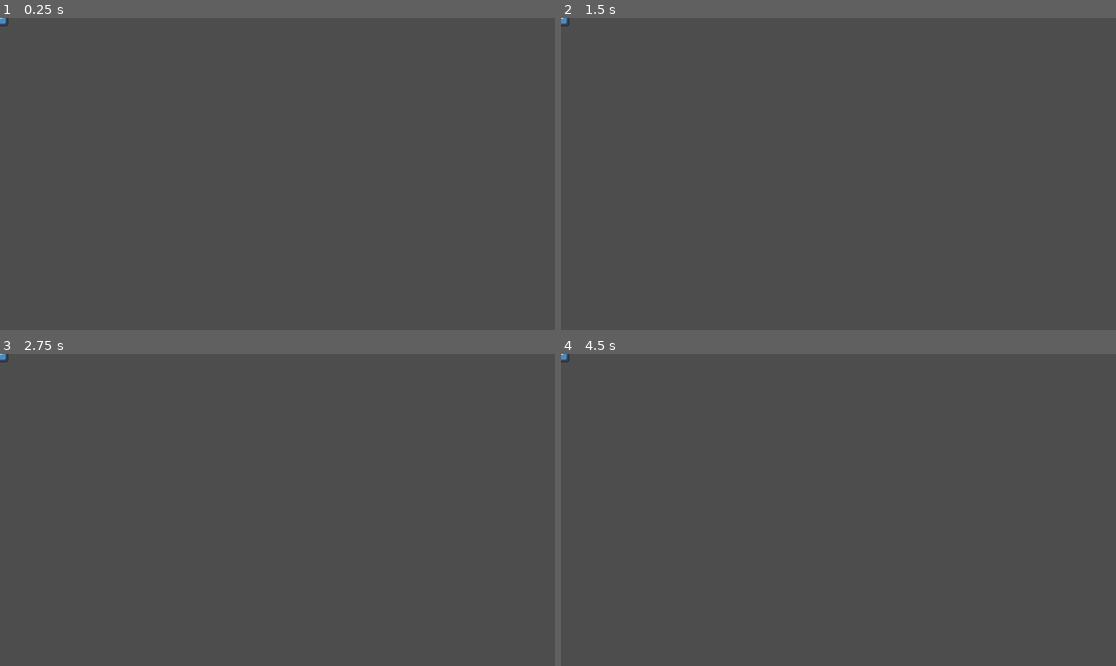
Above: before the commit, frames 1-4 (two rows, left to right).
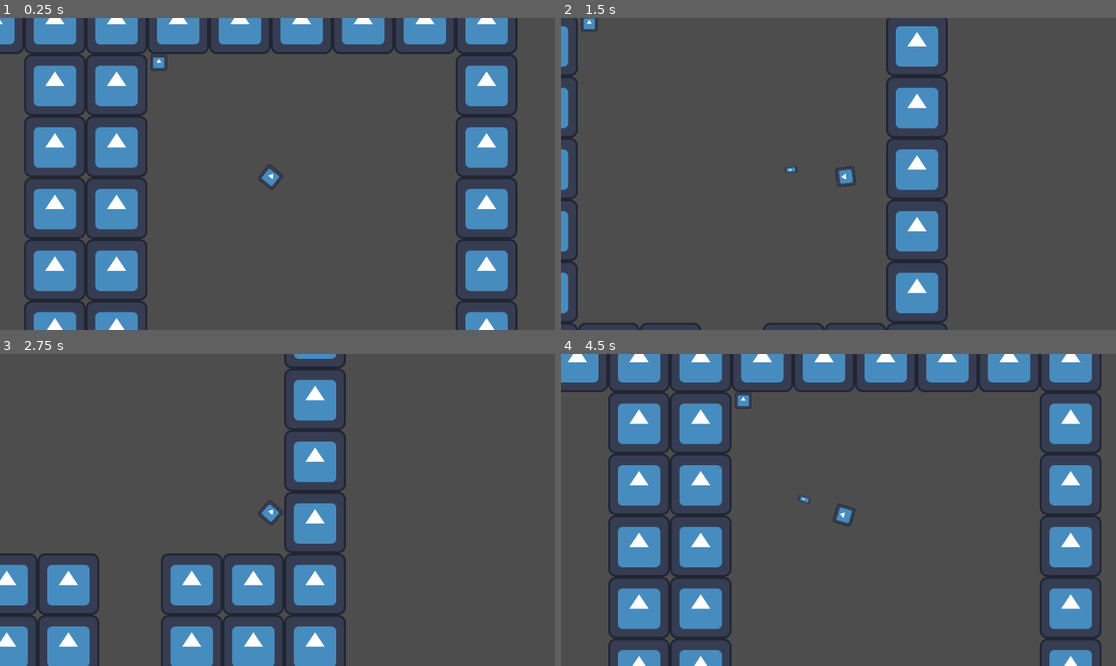
Above: after the commit, the same moments.

Repository: FaellEmiliano/Projeto_Jogo
Game: Godot game, scene res://Mundo.tscn
Same seed, same stepped clock (60 frames per second), same inputs: the game is played once before the commit and once after it. Before the commit the project starts from res://enimy.tscn. The engine's default icon, where the game draws it, is replaced by a stand-in: a white triangle on a blue panel in a dark square.
Inputs (mouse positions are in pixels of both pictures, inside the frame that each line leads up to):
- Up to frame 1 (0.25 s): no input
- Up to frame 2 (1.5 s): move the mouse to (960, 158) at 0.52 s; hold Right (mov_direita) 0.53-1.28 s; click (960, 158) at 0.67 s; move the mouse to (727, 189) at 1.27 s; hold S (mov_baixo) from 1.28 s (still down); click (727, 189) at 1.42 s
- Up to frame 3 (2.75 s): move the mouse to (333, 441) at 2.02 s; release S (mov_baixo) at 2.03 s; hold Right (mov_direita) from 2.03 s (still down); click (333, 441) at 2.17 s
- Up to frame 4 (4.5 s): tap Enter at 2.75 s; move the mouse to (810, 572) at 2.77 s; release Right (mov_direita) at 2.78 s; hold Up (mov_cima) 2.78-3.53 s; click (810, 572) at 2.92 s; move the mouse to (1005, 556) at 3.52 s; hold A (mov_esquerda) from 3.53 s (still down); click (1005, 556) at 3.67 s; move the mouse to (672, 463) at 4.27 s; click (672, 463) at 4.42 s

The runs differ from the first frame. In frame 1, 24% of the frame differs, in the area x 0-94%, y 0-100%; in frame 2, 8.4%; in frame 3, 16%; in frame 4, 25%, in the area x 0-98%, y 0-100%.

Commit message:
Adicionado: Inimigos no mapa(Teste) e sistema de vida dos inimigos

Diff:
--- a/Mundo.tscn
+++ b/Mundo.tscn
@@ -11,14 +11,15 @@
 scale = Vector2(2, 2)
 
 [node name="Camera2D" type="Camera2D" parent="jogador"]
-position = Vector2(0, -7.5)
+position = Vector2(3.5, -7)
 scale = Vector2(0.5, 0.5)
-zoom = Vector2(0.3, 0.3)
 rotation_smoothing_enabled = true
 
-[node name="Desenhador" type="Node2D" parent="."]
+[node name="Gerenciador_mapa" type="Node2D" parent="."]
 script = ExtResource("2_fw4w5")
 "gerador_nó" = NodePath("Gerador_mapa")
+camera_node = NodePath("../jogador/Camera2D")
 
-[node name="Gerador_mapa" parent="Desenhador" instance=ExtResource("4_aou4a")]
+[node name="Gerador_mapa" parent="Gerenciador_mapa" instance=ExtResource("4_aou4a")]
 position = Vector2(0, -3)
+"Tamanho_Mínimo" = 15
--- a/Personagem.tscn
+++ b/Personagem.tscn
@@ -5,13 +5,12 @@
 
 [sub_resource type="RectangleShape2D" id="RectangleShape2D_kbydu"]
 
-[sub_resource type="Animation" id="Animation_u0opb"]
-resource_name = "death"
-loop_mode = 2
+[sub_resource type="Animation" id="Animation_y0rq2"]
+length = 0.001
 tracks/0/type = "value"
 tracks/0/imported = false
 tracks/0/enabled = true
-tracks/0/path = NodePath("Sprite2D:texture")
+tracks/0/path = NodePath("sprite:texture")
 tracks/0/interp = 1
 tracks/0/loop_wrap = true
 tracks/0/keys = {
@@ -23,7 +22,7 @@
 tracks/1/type = "value"
 tracks/1/imported = false
 tracks/1/enabled = true
-tracks/1/path = NodePath("Sprite2D:hframes")
+tracks/1/path = NodePath("sprite:hframes")
 tracks/1/interp = 1
 tracks/1/loop_wrap = true
 tracks/1/keys = {
@@ -35,7 +34,7 @@
 tracks/2/type = "value"
 tracks/2/imported = false
 tracks/2/enabled = true
-tracks/2/path = NodePath("Sprite2D:frame")
+tracks/2/path = NodePath("sprite:frame")
 tracks/2/interp = 1
 tracks/2/loop_wrap = true
 tracks/2/keys = {
@@ -45,12 +44,13 @@
 "values": [0]
 }
 
-[sub_resource type="Animation" id="Animation_y0rq2"]
-length = 0.001
+[sub_resource type="Animation" id="Animation_u0opb"]
+resource_name = "death"
+loop_mode = 2
 tracks/0/type = "value"
 tracks/0/imported = false
 tracks/0/enabled = true
-tracks/0/path = NodePath("Sprite2D:texture")
+tracks/0/path = NodePath("sprite:texture")
 tracks/0/interp = 1
 tracks/0/loop_wrap = true
 tracks/0/keys = {
@@ -62,7 +62,7 @@
 tracks/1/type = "value"
 tracks/1/imported = false
 tracks/1/enabled = true
-tracks/1/path = NodePath("Sprite2D:hframes")
+tracks/1/path = NodePath("sprite:hframes")
 tracks/1/interp = 1
 tracks/1/loop_wrap = true
 tracks/1/keys = {
@@ -74,7 +74,7 @@
 tracks/2/type = "value"
 tracks/2/imported = false
 tracks/2/enabled = true
-tracks/2/path = NodePath("Sprite2D:frame")
+tracks/2/path = NodePath("sprite:frame")
 tracks/2/interp = 1
 tracks/2/loop_wrap = true
 tracks/2/keys = {
@@ -92,12 +92,14 @@
 
 [node name="personagem" type="CharacterBody2D" groups=["character"]]
 script = ExtResource("1_u0opb")
+speed = null
 veloc_tiro = 1000
+fire_rate = null
 
 [node name="CollisionShape2D" type="CollisionShape2D" parent="."]
 shape = SubResource("RectangleShape2D_kbydu")
 
-[node name="Sprite2D" type="Sprite2D" parent="."]
+[node name="sprite" type="Sprite2D" parent="."]
 scale = Vector2(0.15625, 0.15625)
 texture = ExtResource("2_y0rq2")
 
--- a/desenhador.gd
+++ b/desenhador.gd
@@ -2,6 +2,7 @@
 
 #globais
 @export var gerador_nó :NodePath
+@export var camera_node : NodePath
 var sala = load("res://sala.tscn")
 var sala_const = sala.instantiate()
 var pos_anterior := Vector2i(0,0)
@@ -43,6 +44,7 @@
 func posicionar_sala(pos :Vector2i, flag :bool) -> void:
 	var sala_inst = sala.instantiate()
 	sala_inst.position = pos * sala_const.get_node("TileMapLayer").tile_set.tile_size * offset
+	sala_inst.position = pos * sala_const.get_node("TileMapLayer").tile_set.tile_size * offset
 	add_child(sala_inst)
 	if flag:
 		get_parent().get_node("jogador").position = sala_inst.position
@@ -50,14 +52,13 @@
 	var vizinhos = pegar_vizinhos(pos)
 	for c in vizinhos:
 		if c == "N":
-			sala_inst.remove_child(sala_inst.get_node("porta_norte"))
+			sala_inst.remove_child(sala_inst.get_node("conexao_norte"))
 		if c == "S":
-			sala_inst.remove_child(sala_inst.get_node("porta_sul"))
+			sala_inst.remove_child(sala_inst.get_node("conexao_sul"))
 		if c == "L":
-			sala_inst.remove_child(sala_inst.get_node("porta_leste"))
+			sala_inst.remove_child(sala_inst.get_node("conexao_leste"))
 		if c == "O":
-			sala_inst.remove_child(sala_inst.get_node("porta_oeste"))
-
+			sala_inst.remove_child(sala_inst.get_node("conexao_oeste"))
 
 func _ready() -> void:
 	for x in mapa.size():
--- a/enimy.tscn
+++ b/enimy.tscn
@@ -12,14 +12,15 @@
 @export_category(\"object\")
 @export var _texture: Sprite2D = null
 @export var _animation: AnimationPlayer = null
-
-func _on_detectio_area_body_entered(_body) -> void:
-	if is_in_group(\"character\"):
+@export var vida :int = 1000
+
+func _on_detection_area_body_entered(_body) -> void:
+	if _body.is_in_group(\"character\"):
 		_player_ref = _body
 
 
 func _on_detection_area_body_exited(_body) -> void:
-	if is_in_group(\"character\"):
+	if _body.is_in_group(\"character\"):
 		_player_ref = null
 
 func _physics_process(_delta: float) -> void:
@@ -33,7 +34,7 @@
 			return
 		var _direction: Vector2 = global_position.direction_to(_player_ref.global_position)
 		var _distance: float = global_position.distance_to(_player_ref.global_position)
-		velocity = _direction * 100
+		velocity = _direction * 300
 		move_and_slide()
 
 
@@ -49,12 +50,18 @@
 		return
 
 	_animation.play(\"stand\")
-func health() -> void:
+func morte() -> void:
 	_is_dead = true
 	_animation.play(\"death\")
-
-func _on_animation_finished(_anim_name: String) -> void:
 	queue_free()
+
+func _on_animation_player_animation_finished(_anim_name: StringName) -> void:
+	queue_free()
+
+func dano(Dano:int)-> void:
+	vida -= Dano
+	if vida <= 0:
+		morte()
 "
 
 [sub_resource type="RectangleShape2D" id="RectangleShape2D_bjbex"]
@@ -233,30 +240,37 @@
 [sub_resource type="CircleShape2D" id="CircleShape2D_kramk"]
 radius = 202.35612
 
-[node name="Node2D" type="Node2D"]
-
-[node name="enimy" type="CharacterBody2D" parent="." node_paths=PackedStringArray("_texture", "_animation") groups=["Enimy", "character", "enimy"]]
+[node name="enimy" type="CharacterBody2D" node_paths=PackedStringArray("_texture", "_animation") groups=["Enimy", "enimy"]]
 script = SubResource("GDScript_ybwhg")
 _texture = NodePath("Sprite2D")
 _animation = NodePath("AnimationPlayer")
 
-[node name="Sprite2D" type="Sprite2D" parent="enimy"]
+[node name="CollisionShape2D" type="CollisionShape2D" parent="."]
+show_behind_parent = true
+shape = SubResource("RectangleShape2D_bjbex")
+
+[node name="Hitbox" type="Area2D" parent="."]
+
+[node name="CollisionShape2D" type="CollisionShape2D" parent="Hitbox"]
+show_behind_parent = true
+shape = SubResource("RectangleShape2D_bjbex")
+
+[node name="Sprite2D" type="Sprite2D" parent="."]
 scale = Vector2(0.265625, 0.265625)
 texture = ExtResource("2_uas41")
 
-[node name="CollisionShape2D" type="CollisionShape2D" parent="enimy"]
-visible = false
-show_behind_parent = true
-shape = SubResource("RectangleShape2D_bjbex")
-
-[node name="AnimationPlayer" type="AnimationPlayer" parent="enimy"]
+[node name="AnimationPlayer" type="AnimationPlayer" parent="."]
 libraries = {
 &"": SubResource("AnimationLibrary_uama8")
 }
 autoplay = "walk"
 
-[node name="DetectionArea" type="Area2D" parent="."]
+[node name="DetectionArea" type="Area2D" parent="." groups=["Enimy", "enimy"]]
 
 [node name="CollisionShape2D" type="CollisionShape2D" parent="DetectionArea"]
 show_behind_parent = true
 shape = SubResource("CircleShape2D_kramk")
+
+[connection signal="animation_finished" from="AnimationPlayer" to="." method="_on_animation_player_animation_finished"]
+[connection signal="body_entered" from="DetectionArea" to="." method="_on_detection_area_body_entered"]
+[connection signal="body_exited" from="DetectionArea" to="." method="_on_detection_area_body_exited"]
--- a/personagem.gd
+++ b/personagem.gd
@@ -2,9 +2,9 @@
 
 @export_range(0,10000,200) var speed:int = 400
 @export var veloc_tiro = 300
-@export var fire_rate = 0.5
+@export var fire_rate :float = 0.5
 var tiro = load("res://tiro.tscn")
-var timer = 0.0
+var timer :float = 0.0
 var is_dead: bool = false
 var _state_machine
 
@@ -20,9 +20,9 @@
 	_state_machine= $StateMachine
 
 func atirar():
-	if Input.is_mouse_button_pressed(MOUSE_BUTTON_LEFT) and timer<0:
+	if Input.is_mouse_button_pressed(MOUSE_BUTTON_LEFT) and timer<=0:
 		var instancia_tiro = tiro.instantiate()
-		instancia_tiro.global_position = global_position
+		instancia_tiro.global_position = global_position + Vector2(0,-64).rotated(rotation)
 		instancia_tiro.rotation = rotation
 		instancia_tiro.direcao = Vector2.UP.rotated(rotation)
 		instancia_tiro.veloc = veloc_tiro
@@ -36,8 +36,7 @@
 func _physics_process(delta):
 	if is_dead:
 		return
-
-	timer-= delta
+	timer -= delta
 	movimentacao()
 	look_at(get_global_mouse_position())
 	rotation += PI/2
--- a/project.godot
+++ b/project.godot
@@ -11,7 +11,7 @@
 [application]
 
 config/name="Projeto jogo IFSP"
-run/main_scene="uid://d2yw5ewoqqtis"
+run/main_scene="uid://byqnwlovbxr01"
 config/features=PackedStringArray("4.5", "Forward Plus")
 config/icon="res://icon.svg"
 
@@ -19,6 +19,7 @@
 
 character=""
 Enimy=""
+Ataque=""
 
 [input]
 
--- /dev/null
+++ b/sala.gd
@@ -0,0 +1,23 @@
+extends Node2D
+var player_entrou :bool = false
+
+
+func _on_area_sala_body_exited(body: Node2D) -> void:
+	if body.is_in_group("enimy"):
+		abrir_portas()
+
+func fechar_portas():
+	add_child(get_node("portas"))
+
+func abrir_portas():
+	remove_child(get_node("portas"))
+
+
+
+func _ready() -> void:
+	abrir_portas()
+
+
+func _on_area_sala_body_entered(body: Node2D) -> void:
+	if body.is_in_group("character"):
+		fechar_portas()
--- a/sala.tscn
+++ b/sala.tscn
@@ -1,42 +1,88 @@
-[gd_scene load_steps=4 format=4 uid="uid://b1j42d7a8wjtd"]
+[gd_scene load_steps=7 format=4 uid="uid://b1j42d7a8wjtd"]
 
+[ext_resource type="Script" uid="uid://dtg5pnv470cbe" path="res://sala.gd" id="1_num3o"]
 [ext_resource type="Texture2D" uid="uid://br8bv3rwc2flx" path="res://icon.svg" id="1_qkma5"]
+[ext_resource type="PackedScene" uid="uid://d2yw5ewoqqtis" path="res://enimy.tscn" id="2_8p6ll"]
 
 [sub_resource type="TileSetAtlasSource" id="TileSetAtlasSource_8p6ll"]
 texture = ExtResource("1_qkma5")
 texture_region_size = Vector2i(128, 128)
 0:0/0 = 0
+0:0/0/physics_layer_0/polygon_0/points = PackedVector2Array(-64, -64, 64, -64, 64, 64, -64, 64)
 
 [sub_resource type="TileSet" id="TileSet_num3o"]
 tile_size = Vector2i(128, 128)
+physics_layer_0/collision_layer = 1
 sources/0 = SubResource("TileSetAtlasSource_8p6ll")
 
+[sub_resource type="RectangleShape2D" id="RectangleShape2D_8p6ll"]
+size = Vector2(675, 681)
+
 [node name="Sala" type="Node2D"]
+script = ExtResource("1_num3o")
 
 [node name="TileMapLayer" type="TileMapLayer" parent="."]
 tile_map_data = PackedByteArray("AAADAAIAAAAAAAAAAAADAAEAAAAAAAAAAAADAP//AAAAAAAAAAADAP7/AAAAAAAAAAADAP3/AAAAAAAAAAACAP …(240 unchanged characters)…
 tile_set = SubResource("TileSet_num3o")
 
-[node name="porta_leste" type="Node2D" parent="."]
+[node name="conexao_leste" type="Node2D" parent="."]
 
-[node name="TileMapLayer" type="TileMapLayer" parent="porta_leste"]
+[node name="TileMapLayer" type="TileMapLayer" parent="conexao_leste"]
 tile_map_data = PackedByteArray("AAADAAAAAAAAAAAAAAA=")
 tile_set = SubResource("TileSet_num3o")
 
-[node name="porta_oeste" type="Node2D" parent="."]
+[node name="conexao_oeste" type="Node2D" parent="."]
 
-[node name="TileMapLayer" type="TileMapLayer" parent="porta_oeste"]
+[node name="TileMapLayer" type="TileMapLayer" parent="conexao_oeste"]
 tile_map_data = PackedByteArray("AAD9/wAAAAAAAAAAAAA=")
 tile_set = SubResource("TileSet_num3o")
 
-[node name="porta_sul" type="Node2D" parent="."]
+[node name="conexao_sul" type="Node2D" parent="."]
 
-[node name="TileMapLayer" type="TileMapLayer" parent="porta_sul"]
+[node name="TileMapLayer" type="TileMapLayer" parent="conexao_sul"]
 tile_map_data = PackedByteArray("AAAAAAMAAAAAAAAAAAA=")
 tile_set = SubResource("TileSet_num3o")
 
-[node name="porta_norte" type="Node2D" parent="."]
+[node name="conexao_norte" type="Node2D" parent="."]
 
-[node name="TileMapLayer" type="TileMapLayer" parent="porta_norte"]
+[node name="TileMapLayer" type="TileMapLayer" parent="conexao_norte"]
 tile_map_data = PackedByteArray("AAAAAP3/AAAAAAAAAAA=")
 tile_set = SubResource("TileSet_num3o")
+
+[node name="enimy" parent="." instance=ExtResource("2_8p6ll")]
+position = Vector2(-232, -238)
+
+[node name="Area_sala" type="Area2D" parent="."]
+
+[node name="CollisionShape2D" type="CollisionShape2D" parent="Area_sala"]
+position = Vector2(62.5, 64.5)
+shape = SubResource("RectangleShape2D_8p6ll")
+
+[node name="portas" type="Node2D" parent="."]
+
+[node name="porta_leste" type="Node2D" parent="portas"]
+
+[node name="TileMapLayer" type="TileMapLayer" parent="portas/porta_leste"]
+tile_map_data = PackedByteArray("AAADAAAAAAAAAAAAAAA=")
+tile_set = SubResource("TileSet_num3o")
+
+[node name="porta_oeste" type="Node2D" parent="portas"]
+
+[node name="TileMapLayer" type="TileMapLayer" parent="portas/porta_oeste"]
+tile_map_data = PackedByteArray("AAD9/wAAAAAAAAAAAAA=")
+tile_set = SubResource("TileSet_num3o")
+
+[node name="porta_sul" type="Node2D" parent="portas"]
+
+[node name="TileMapLayer" type="TileMapLayer" parent="portas/porta_sul"]
+tile_map_data = PackedByteArray("AAAAAAMAAAAAAAAAAAA=")
+tile_set = SubResource("TileSet_num3o")
+
+[node name="porta_norte" type="Node2D" parent="portas"]
+
+[node name="TileMapLayer" type="TileMapLayer" parent="portas/porta_norte"]
+tile_map_data = PackedByteArray("AAAAAAMAAAAAAAAAAAA=")
+tile_set = SubResource("TileSet_num3o")
+
+[connection signal="body_entered" from="Area_sala" to="." method="_on_area_sala_body_entered"]
+[connection signal="body_exited" from="Area_sala" to="." method="_on_area_sala_body_exited"]
--- a/tiro.gd
+++ b/tiro.gd
@@ -2,6 +2,7 @@
 
 var veloc = 0
 var direcao: Vector2 = Vector2.ZERO
+@export var Dano :int = 500
 
 func _ready() -> void:
 	z_index = -1
@@ -11,3 +12,9 @@
 
 func _on_visible_on_screen_notifier_2d_screen_exited() -> void:
 	queue_free()
+
+
+func _on_body_entered(body) -> void:
+	if body.has_method("dano"):
+		body.dano(Dano)
+	queue_free()
--- a/tiro.tscn
+++ b/tiro.tscn
@@ -6,7 +6,7 @@
 [sub_resource type="RectangleShape2D" id="RectangleShape2D_rivwi"]
 size = Vector2(13, 25.5)
 
-[node name="Tiro" type="Area2D"]
+[node name="Tiro" type="Area2D" groups=["Ataque"]]
 script = ExtResource("1_gp2hl")
 
 [node name="Sprite2D" type="Sprite2D" parent="."]
@@ -19,4 +19,5 @@
 
 [node name="VisibleOnScreenNotifier2D" type="VisibleOnScreenNotifier2D" parent="."]
 
+[connection signal="body_entered" from="." to="." method="_on_body_entered"]
 [connection signal="screen_exited" from="VisibleOnScreenNotifier2D" to="." method="_on_visible_on_screen_notifier_2d_screen_exited"]
Not shown, added: export_presets.cfg
Not shown, added: sala.gd.uid
Not shown, added: Projeto jogo IFSP.console.exe
Not shown, added: Projeto jogo IFSP.exe
Not shown, added: Projeto jogo IFSP.pck
Not shown, added: Projeto jogo IFSP.sh
Not shown, added: Projeto jogo IFSP.x86_64
Not shown, added: enimy.tscn2073945277.tmp
